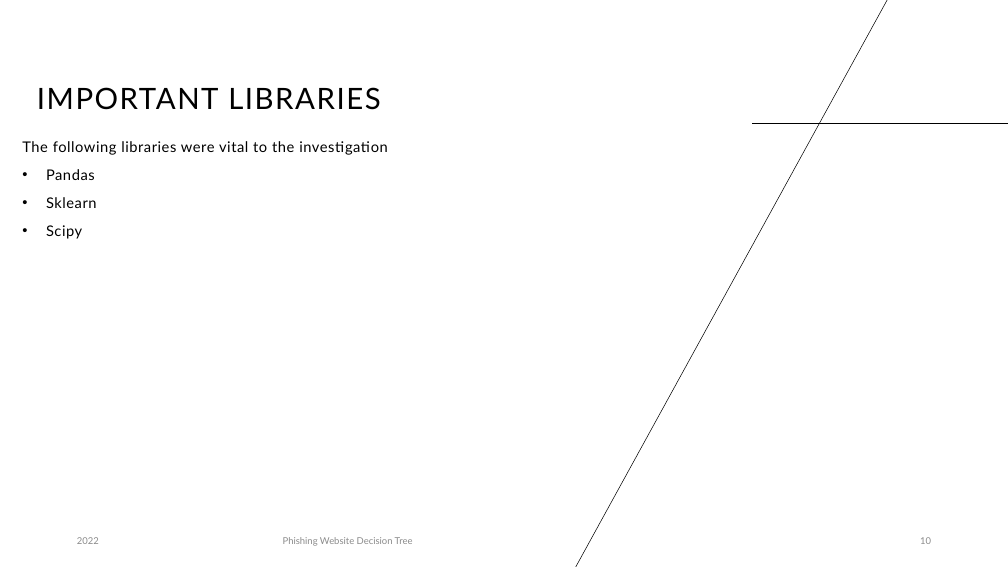
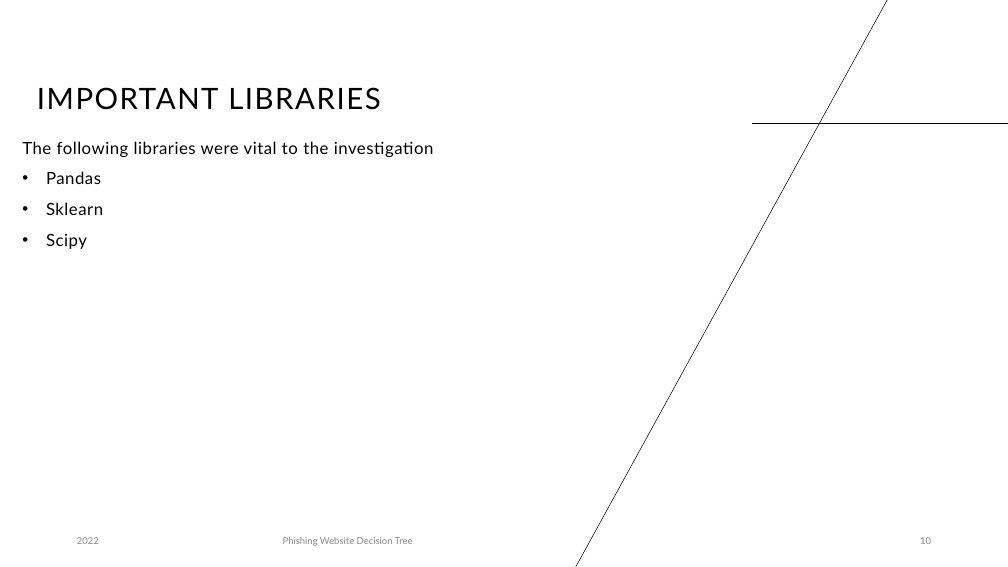
Before and after one commit to JakenW/CS422-Data-Mining, a slide deck: slide 10 of Final Project/Final Project Presentation - Jaken Whipp.pptx. Drawn at 1008x567 pixels with LibreOffice and Linux fonts; fonts in the diff are those of the drawing. Boxes give left, top, right and bottom in pixels: in the first picture for what was removed or moved away, otherwise in the second. Text is boxed around its words. In the diff, an @@ line names an element or a change of style, - is before the commit and + after.

```diff
--- a/Final Project/Final Project Presentation - Jaken Whipp.pptx
+++ b/Final Project/Final Project Presentation - Jaken Whipp.pptx
@@ text "The following libraries were vital ..." at (x1=22, y1=141, x2=434, y2=249): size 14 to 16 pt @@
```
Also in this commit, not shown: 7 other slides changed, 1 slide added.
